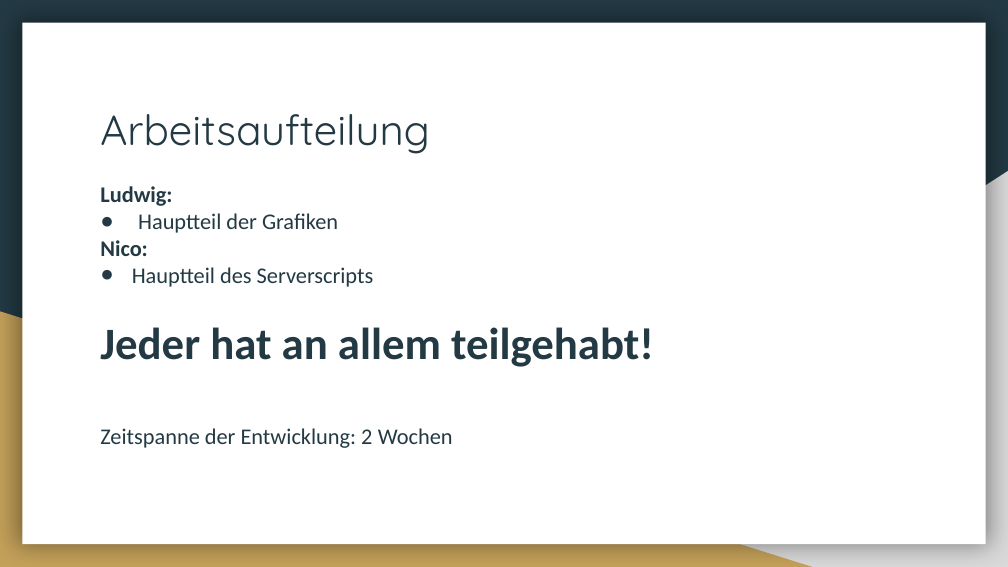
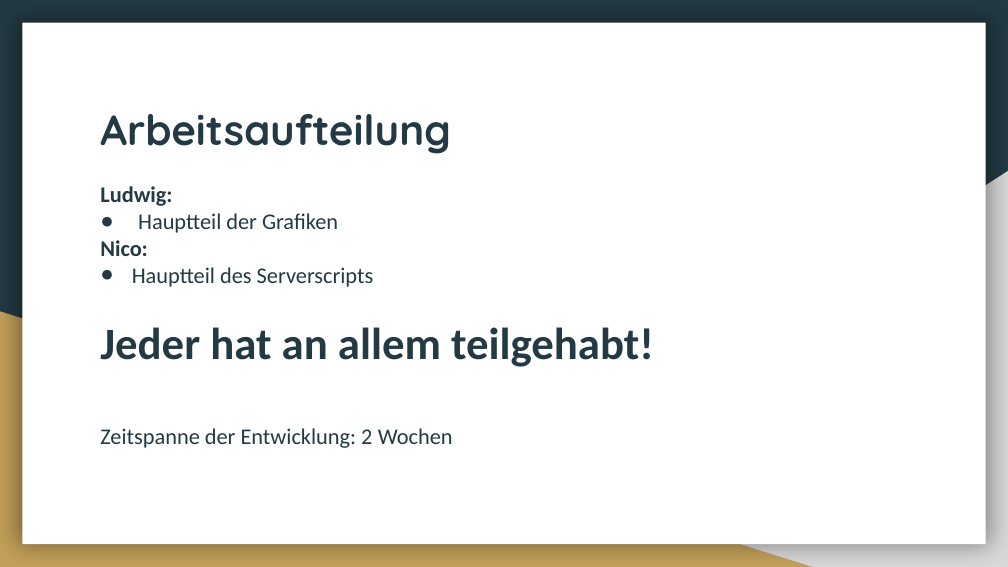
Before and after one commit to Lexa-Heda/TSA, a slide deck: slide 8 of TSA_Vortrag.pptx. Drawn at 1008x567 pixels with LibreOffice and Linux fonts; fonts in the diff are those of the drawing. Boxes give left, top, right and bottom in pixels: in the first picture for what was removed or moved away, otherwise in the second. Text is boxed around its words. In the diff, an @@ line names an element or a change of style, - is before the commit and + after.

```diff
--- a/TSA_Vortrag.pptx
+++ b/TSA_Vortrag.pptx
@@ title "Arbeitsaufteilung" at (x1=100, y1=114, x2=451, y2=154): bold on @@
```
Also in this commit, not shown: 6 other slides changed, 1 slide added, 1 slide removed, 2 other files.
